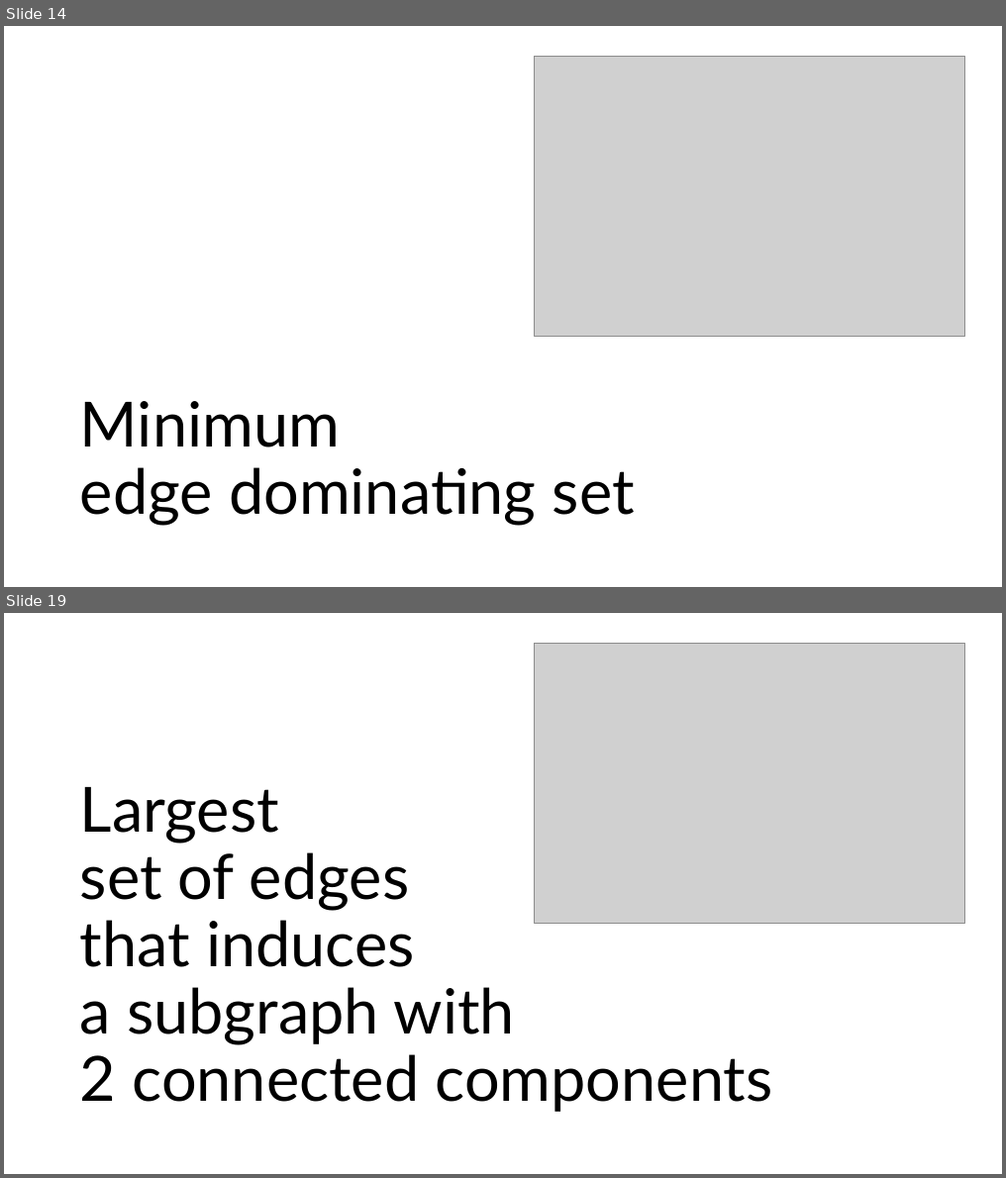
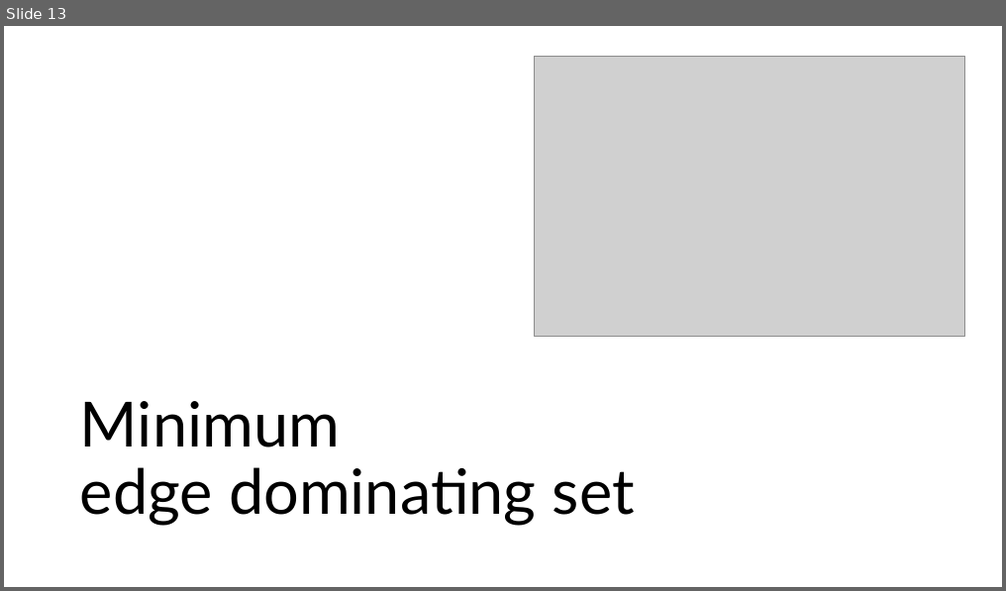
Before and after one commit to suomela/da2020, a slide deck: slides/da2022-lecture-02.pptx. Shown one above the other, each under a label of ours: slides 14 and 19 before the commit, slide 13 after it; the slides between them are not shown. The pictures are 1006x1178 and 1006x591 pixels, drawn with LibreOffice and Linux fonts; fonts in the diff are those of the drawing; grey boxes stand for pictures. Boxes give left, top, right and bottom in pixels: in the first picture for what was removed or moved away, otherwise in the second. Text is boxed around its words. In the diff, an @@ line names an element or a change of style, - is before the commit and + after.

```diff
--- a/slides/da2022-lecture-02.pptx
+++ b/slides/da2022-lecture-02.pptx
@@ slide 19 removed at <box>4,613,1002,1174</box>, background #FFFFFF @@
@@ picture removed at <box>534,643,964,923</box> @@
@@ text removed at <box>80,787,773,1112</box> @@
-Largest
-set of edges
-that induces
-a subgraph with
-2 connected components
@@ what was slide 14 is now slide 13 @@
```
Also in this commit, not shown: 9 other slides removed, 1 other file.
